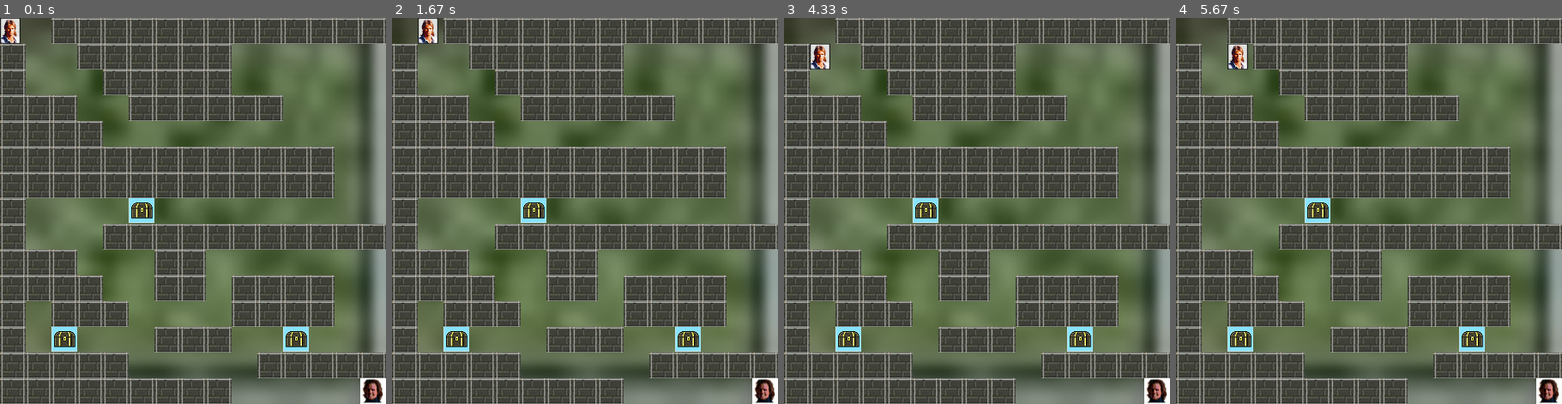
Above: before the commit, frames 1-4 (left to right).
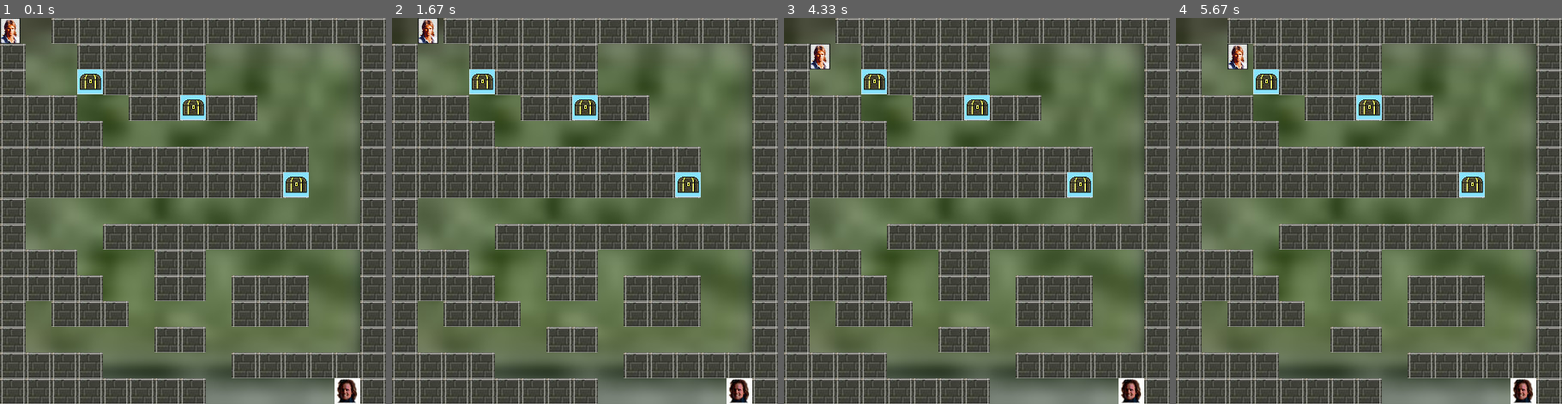
Above: after the commit, the same moments.

Repository: FxTom/MaclabPygame
Game: pygame game, started from jeuprincipale.py
Same seed, same stepped clock (60 frames per second), same inputs: the game is played once before the commit and once after it.
Inputs:
- Up to frame 1 (0.1 s): no input
- Up to frame 2 (1.67 s): hold Right 0.33-0.8 s
- Up to frame 3 (4.33 s): hold Left 1.67-2.2 s; hold Down 2.23-2.53 s; hold Right 3.4-4.03 s; hold Down from 4.07 s (still down)
- Up to frame 4 (5.67 s): release Down at 4.43 s; hold Right 4.97-5.43 s; hold Up from 5.47 s (still down)

The runs differ from the first frame. In frame 1, 11% of the frame differs, in the area x 13-100%, y 6-100%; in frame 2, 11%; in frame 3, 11%; in frame 4, 11%.

Commit message:
reajusting level and create tresor aleatoire

Diff:
--- a/jeuprincipale.py
+++ b/jeuprincipale.py
@@ -17,9 +17,10 @@
 win = pygame.image.load("youwin.png").convert_alpha()
 mcg = Perso("mac.jpg", niveau)
 floor = pygame.image.load("floor.jpg").convert()
-seringue1 = Tresor("tresor.png", niveau, longueur_sprite*2, longueur_sprite*12)
-seringue2 = Tresor("tresor.png", niveau, longueur_sprite*11, longueur_sprite*12)
-seringue3 = Tresor("tresor.png", niveau, longueur_sprite*5, longueur_sprite*7)
+limited = (len(niveau.structure)-1)*longueur_sprite
+seringue1 = Tresor("tresor.png", niveau, randrange(0,limited,longueur_sprite),randrange(0,limited,longueur_sprite))
+seringue2 = Tresor("tresor.png", niveau, randrange(0,limited,longueur_sprite),randrange(0,limited,longueur_sprite))
+seringue3 = Tresor("tresor.png", niveau, randrange(0,limited,longueur_sprite),randrange(0,limited,longueur_sprite))
 pygame.display.flip()
 compteur_objet = 0
 
--- a/level1.txt
+++ b/level1.txt
@@ -1,16 +1,15 @@
-xx++++++++++++++
-+xx++++++xxxxxx+
-+xxx+++++xxxxxx+
-+++xx++++++xxxx+
-++++xxxxxxxxxxx+
-+++++++++++++xx+
-+++++++++++++xx+
-+xxxxxxxxxxxxxx+
-+xxx++++++++++++
-+++xxx++xxxxxxx+
-++++xx++x++++xx+
-+ +++    ++++  +
-+     +++      +
-+++++     ++++++
-+++++++++     O+
-++++++++++++++++
+xx+++++++++++++
++xx+++++xxxxxx+
++xxx++++xxxxxx+
++++xx+++++xxxx+
+++++xxxxxxxxxx+
+++++++++++++xx+
+++++++++++++xx+
++xxxxxxxxxxxxx+
++xxx+++++++++++
++++xxx++xxxxxx+
+++++xx++x+++xx+
++x+++xxxx+++xx+
++xxxxx++xxxxxx+
+++++xxxxx++++++
+++++++++xxxxxO+
